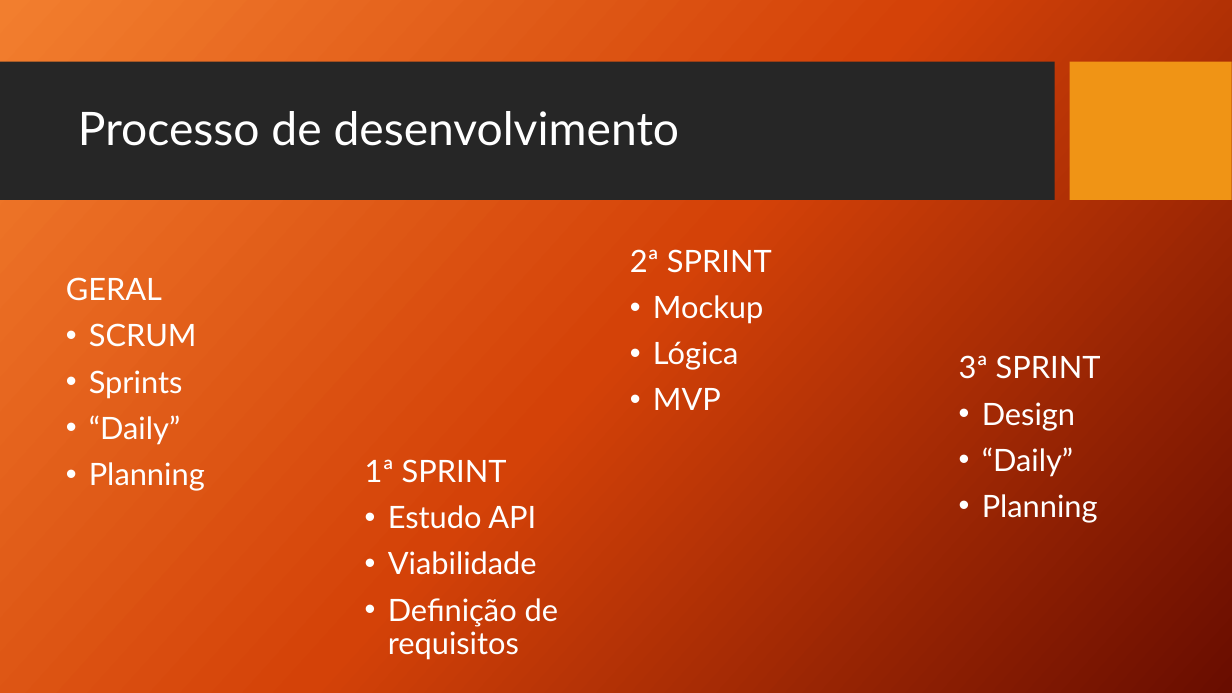
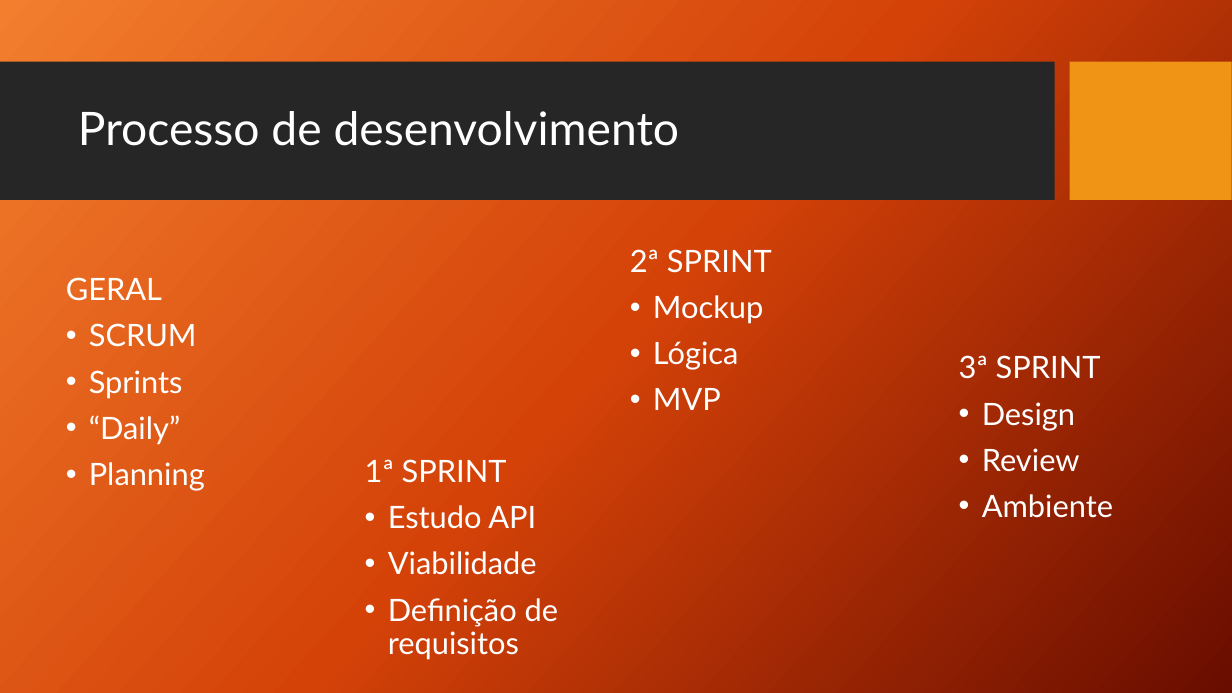
Before and after one commit to chriismichel/LOLBuilds, a slide deck: slide 5 of Build Generator for League of Legends.pptx. Drawn at 1232x693 pixels with LibreOffice and Linux fonts; fonts in the diff are those of the drawing; background and template pictures are left out. Boxes give left, top, right and bottom in pixels: in the first picture for what was removed or moved away, otherwise in the second. Text is boxed around its words. In the diff, an @@ line names an element or a change of style, - is before the commit and + after.

```diff
--- a/Build Generator for League of Legends.pptx
+++ b/Build Generator for League of Legends.pptx
@@ text at (982, 448, 1113, 518): text changed @@
-• “Daily”
-• Planning
+• Review
+• Ambiente
```
Also in this commit, not shown: 1 other slide changed, 1 slide added.
